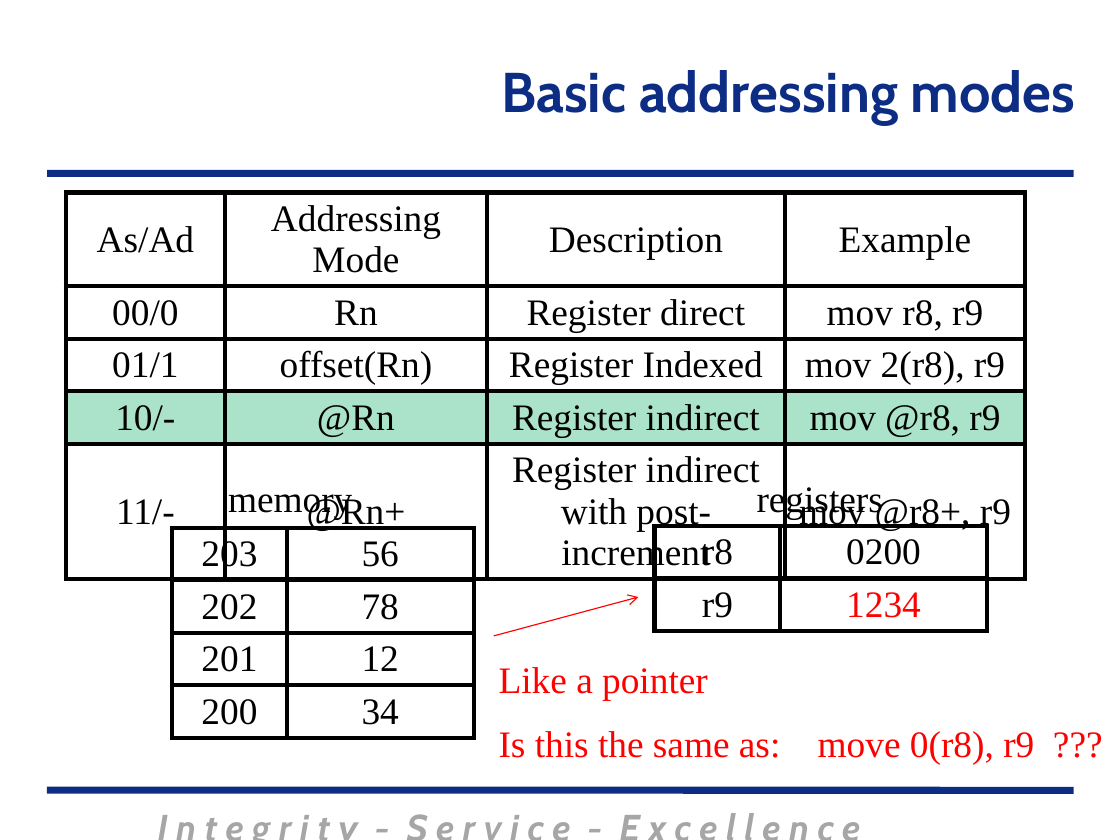
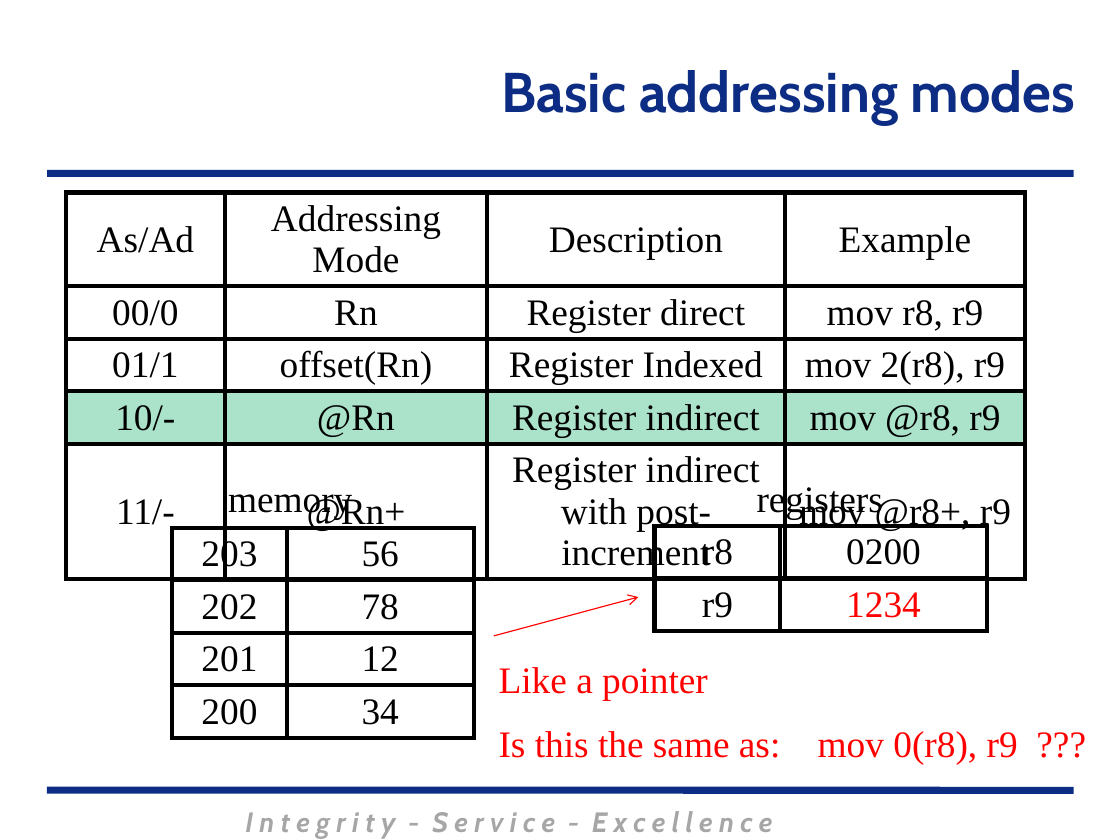
Before and after one commit to MarsUniversity/ECE382, a slide deck: slide 20 of source/lessons/lsn3-4-5/Lsn3-4-5.pptx. Drawn at 1120x840 pixels with LibreOffice and Linux fonts; fonts in the diff are those of the drawing; background and template pictures are left out. Boxes give left, top, right and bottom in pixels: in the first picture for what was removed or moved away, otherwise in the second. Text is boxed around its words. In the diff, an @@ line names an element or a change of style, - is before the commit and + after.

```diff
--- a/source/lessons/lsn3-4-5/Lsn3-4-5.pptx
+++ b/source/lessons/lsn3-4-5/Lsn3-4-5.pptx
@@ text at <box>499,731,1018,764</box>: text changed @@
-Is this the same as: move 0(r8), r9 ???
+Is this the same as: mov 0(r8), r9 ???
@@ text "I n t e g ..." at <box>245,811,773,838</box>: size 24 to 18 pt; less space between paragraphs @@
```
Also in this commit, not shown: 42 other slides changed, 1 slide added, 10 slides removed, 4 other files.
